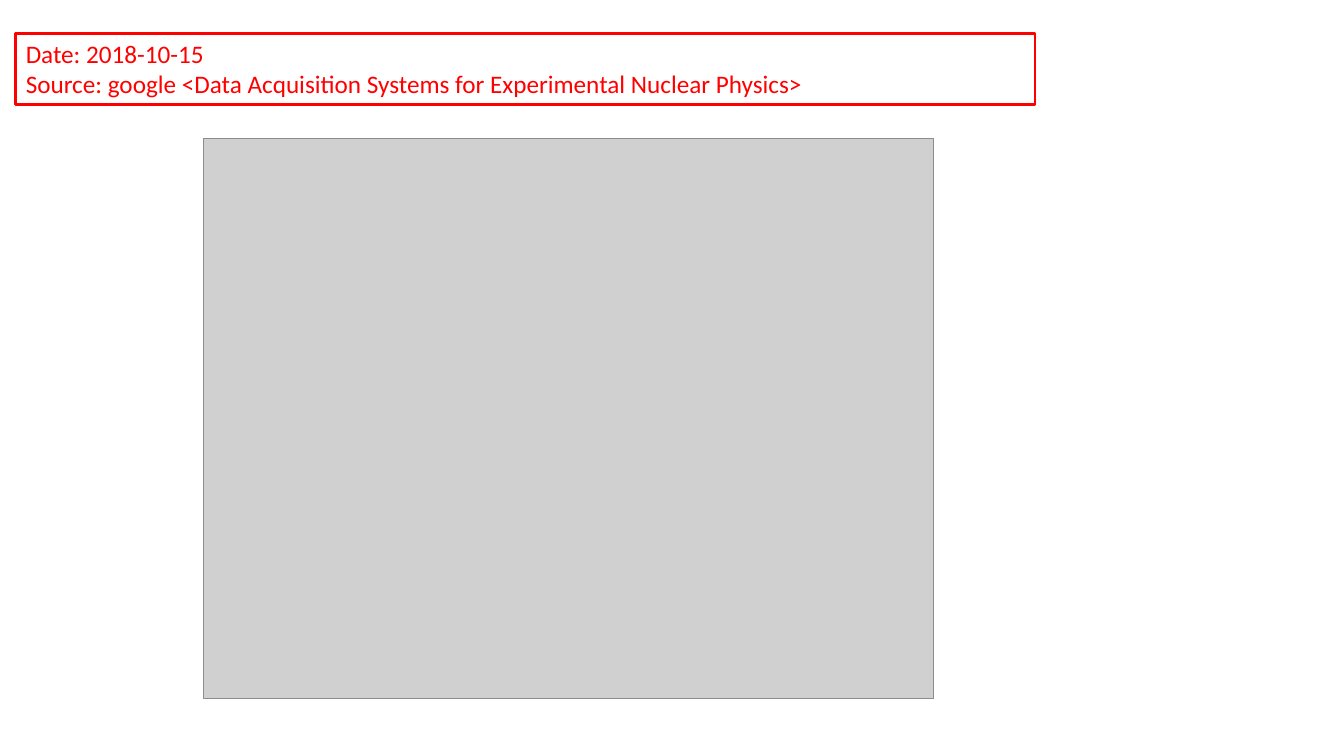
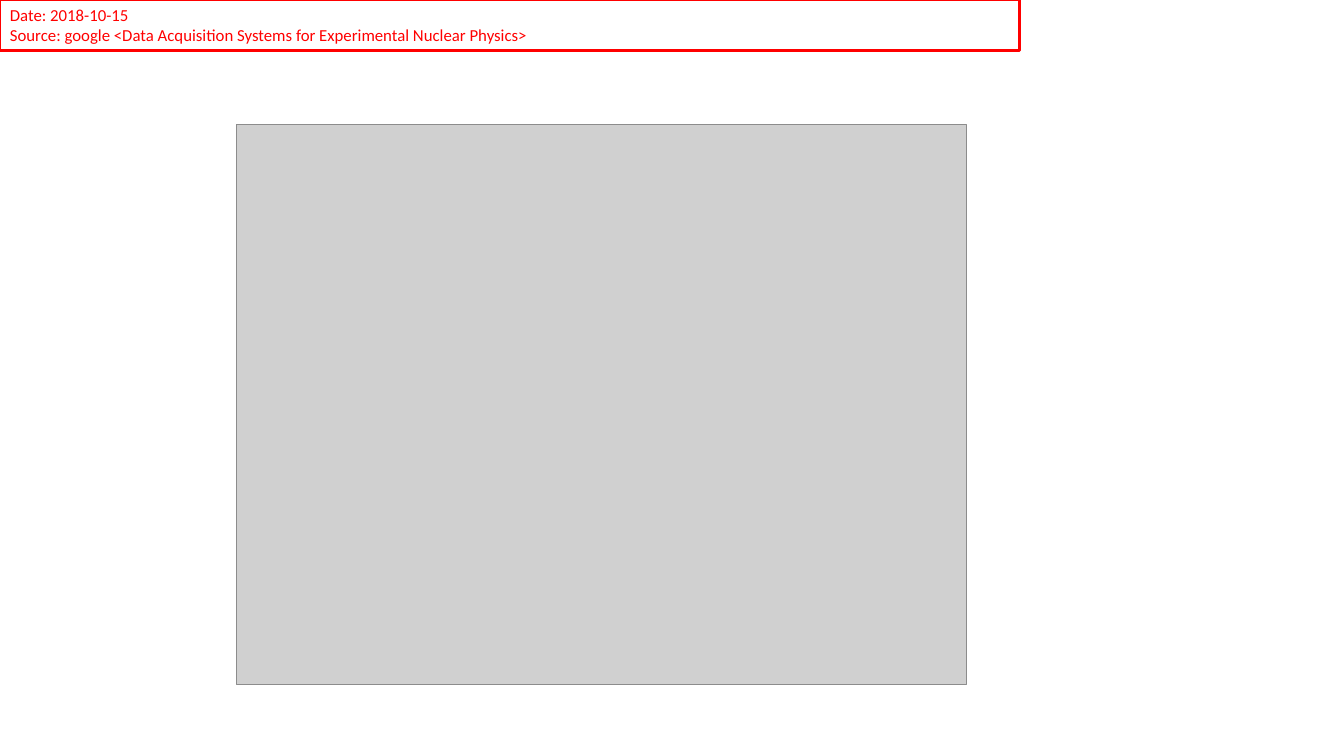
Before and after one commit to gfh16/StudyNotes, a slide deck: slide 3 of 02TriggerAndDAQ.pptx. Drawn at 1344x756 pixels with LibreOffice and Linux fonts; fonts in the diff are those of the drawing; grey boxes stand for pictures. Boxes give left, top, right and bottom in pixels: in the first picture for what was removed or moved away, otherwise in the second. Text is boxed around its words. In the diff, an @@ line names an element or a change of style, - is before the commit and + after.

```diff
--- a/02TriggerAndDAQ.pptx
+++ b/02TriggerAndDAQ.pptx
@@ rectangle "Date: 2018-10-15": place and size @@
-rectangle "Date: 2018-10-15" at [16, 33, 1035, 105]
+rectangle "Date: 2018-10-15" at [0, 0, 1019, 50]
@@ rectangle "Date: 2018-10-15" at [0, 0, 1019, 50]: size 18 to 12 pt @@
@@ picture: place and size @@
-picture at [204, 139, 934, 699]
+picture at [237, 125, 967, 685]
```
Also in this commit, not shown: 6 other slides changed, 21 slides added.
